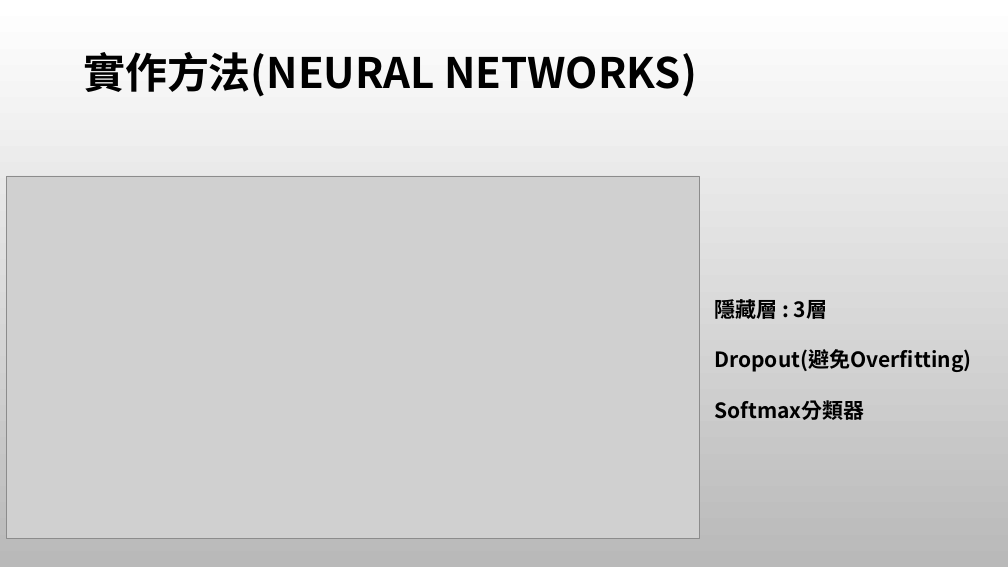
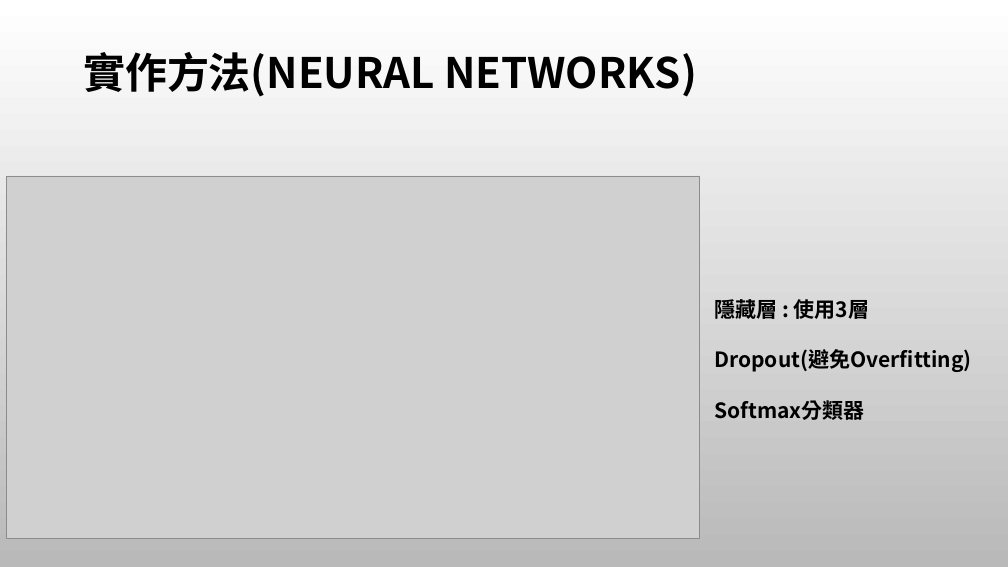
Before and after one commit to tping812/108-NN-homework2, a slide deck: slide 3 of M10715079/KDD期末報告-Sidekick Power .pptx. Drawn at 1008x567 pixels with LibreOffice and Linux fonts; fonts in the diff are those of the drawing; grey boxes stand for pictures; background and template pictures are left out. Boxes give left, top, right and bottom in pixels: in the first picture for what was removed or moved away, otherwise in the second. Text is boxed around its words. In the diff, an @@ line names an element or a change of style, - is before the commit and + after.

Commit message:
期末作業繳交

```diff
--- a/M10715079/KDD期末報告-Sidekick Power .pptx
+++ b/M10715079/KDD期末報告-Sidekick Power .pptx
@@ text at (714, 296, 870, 322): text changed @@
-隱藏層 : 3層
+隱藏層 : 使用3層
```
